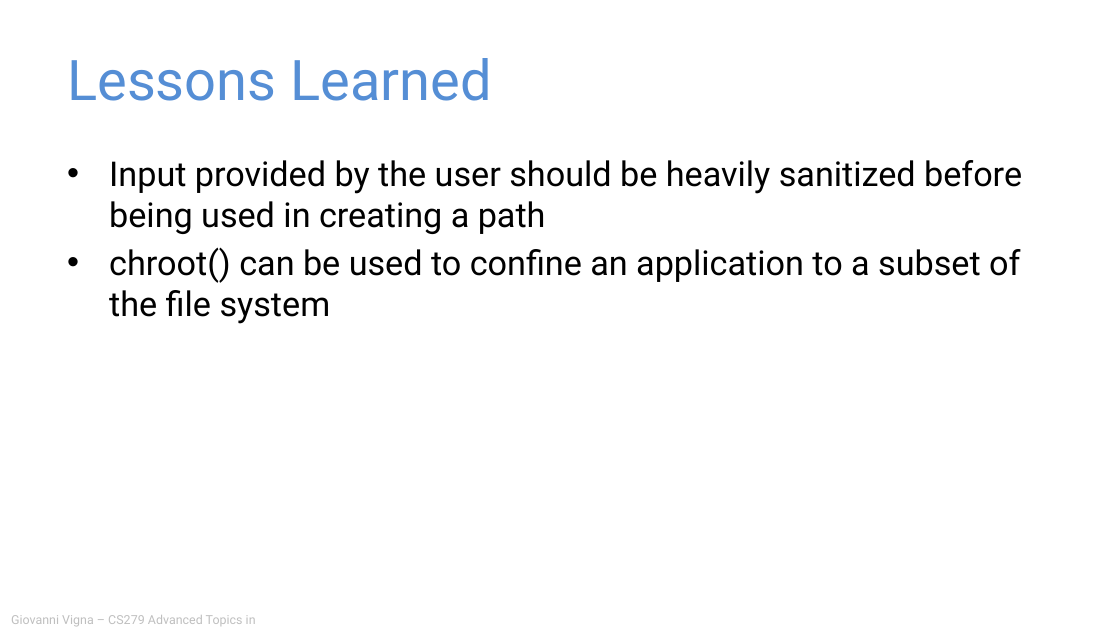
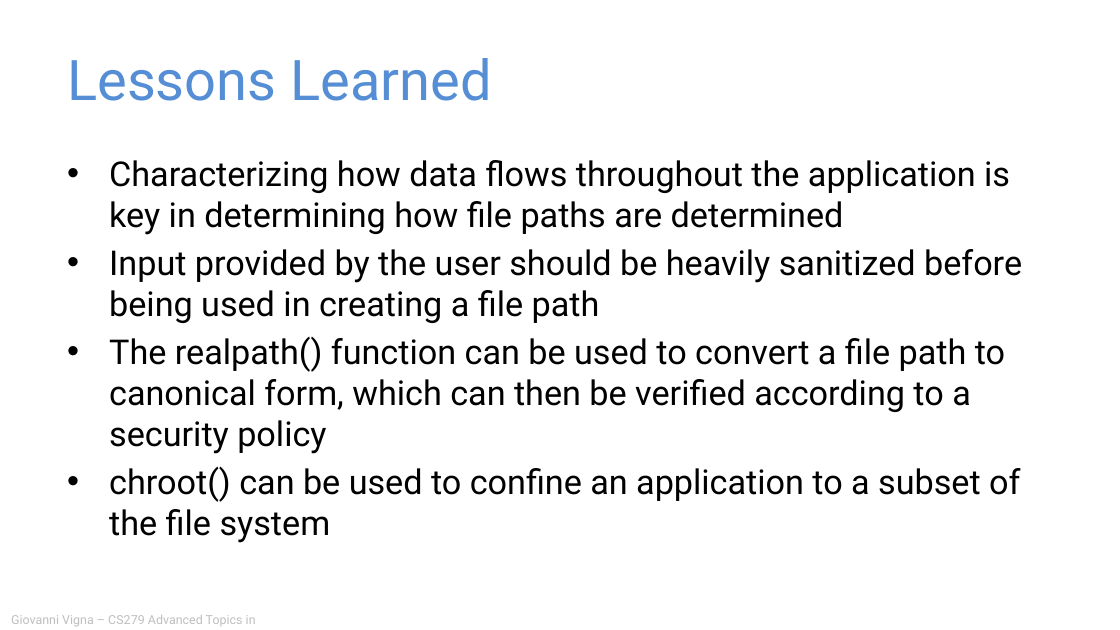
Before and after one commit to giovannivigna/CS279-Fall2024, a slide deck: slide 32 of materials/05_Vulnerability_Patterns/Application Security.pptx (slide 30 before the commit). Drawn at 1120x630 pixels with LibreOffice and Linux fonts; fonts in the diff are those of the drawing. Boxes give left, top, right and bottom in pixels: in the first picture for what was removed or moved away, otherwise in the second. Text is boxed around its words. In the diff, an @@ line names an element or a change of style, - is before the commit and + after.

```diff
--- a/materials/05_Vulnerability_Patterns/Application Security.pptx
+++ b/materials/05_Vulnerability_Patterns/Application Security.pptx
@@ text at (109,160,1022,454): text changed @@
-• Input provided by the user should be heavily sanitized before being used in creating a path
+• Characterizing how data flows throughout the application is key in determining how file paths are determined
+• Input provided by the user should be heavily sanitized before being used in creating a file path
+• The realpath() function can be used to convert a file path to canonical form, which can then be verified according to a security policy
```
Also in this commit, not shown: 21 other slides changed, 8 slides added, 7 slides removed, 1 other file.
